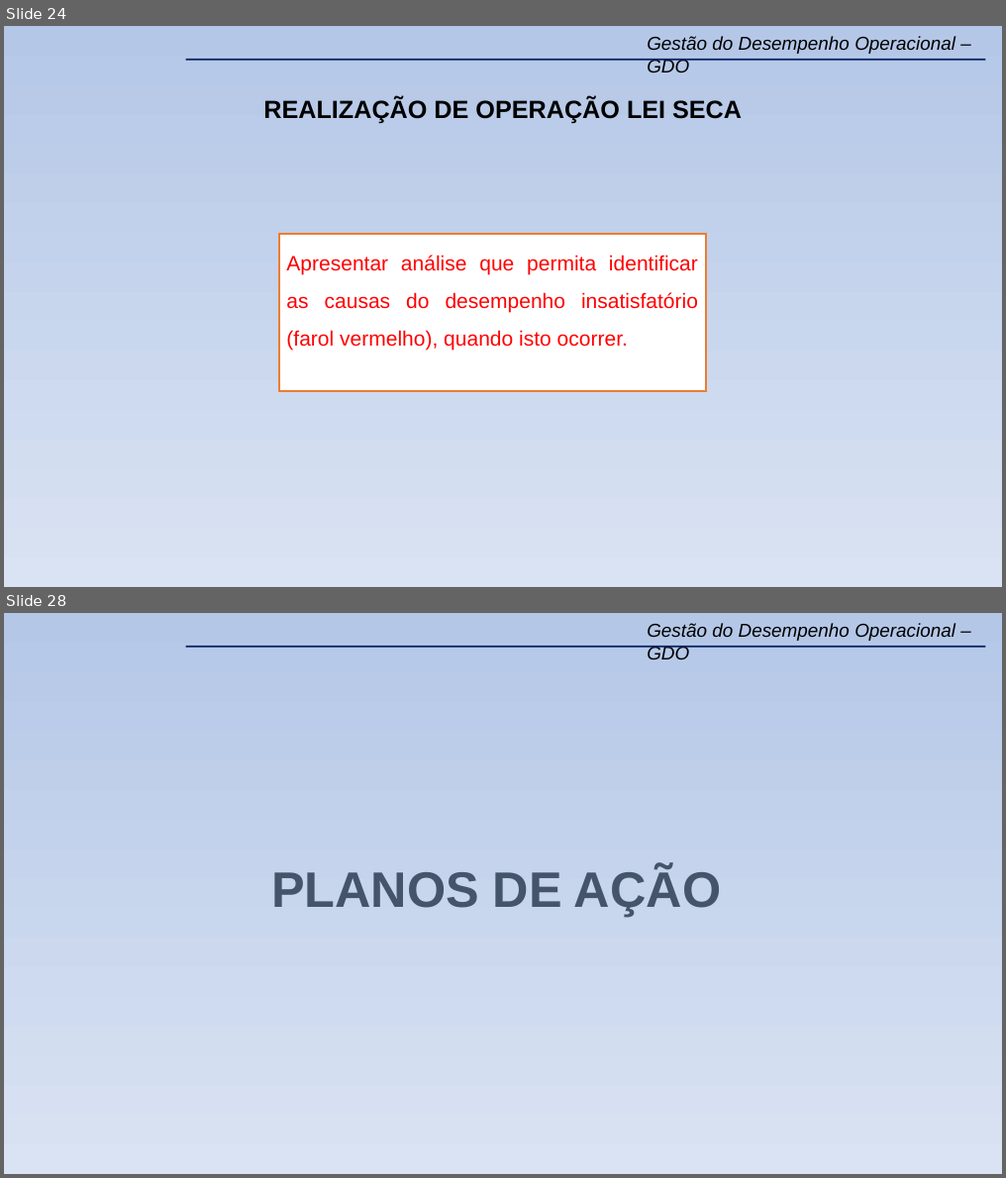
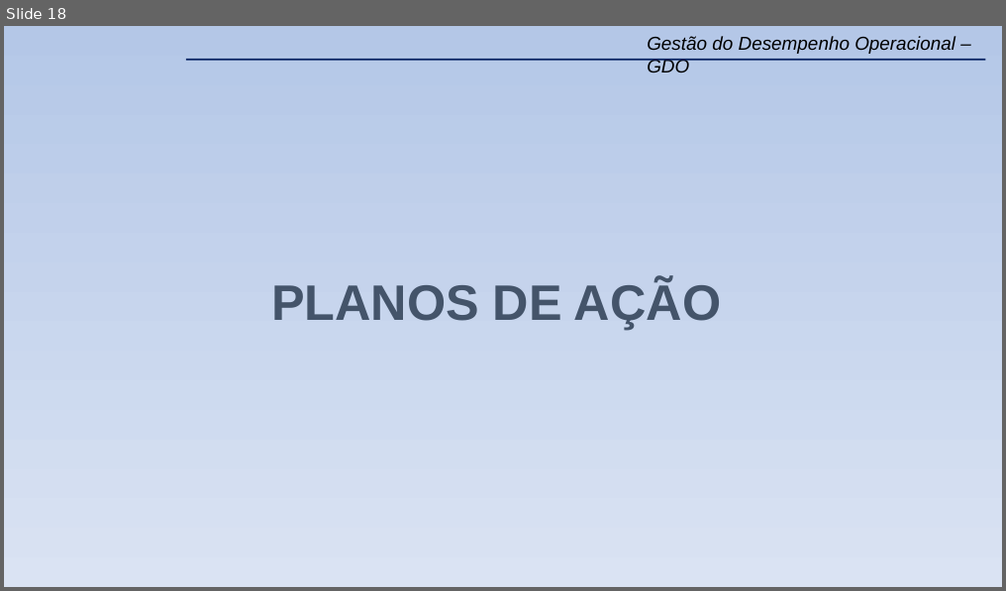
Before and after one commit to WENDEL4891/apresentacao_gdo, a slide deck: files/modelo_apresentacao/Modelo (Novo) GDO 23º BPM.pptx. Shown one above the other, each under a label of ours: slides 24 and 28 before the commit, slide 18 after it; the slides between them are not shown. The pictures are 1006x1178 and 1006x591 pixels, drawn with LibreOffice and Linux fonts; fonts in the diff are those of the drawing; background and template pictures are left out. Boxes give left, top, right and bottom in pixels: in the first picture for what was removed or moved away, otherwise in the second. Text is boxed around its words. In the diff, an @@ line names an element or a change of style, - is before the commit and + after.

```diff
--- a/files/modelo_apresentacao/Modelo (Novo) GDO 23º BPM.pptx
+++ b/files/modelo_apresentacao/Modelo (Novo) GDO 23º BPM.pptx
@@ slide 24 removed at <box>4,26,1002,587</box>, background gradient #DAE3F3 to #B4C7E7; not listed: 2 template elements that a slide beside it also shows @@
@@ text removed at <box>263,98,742,124</box> @@
-REALIZAÇÃO DE OPERAÇÃO LEI SECA
@@ rectangle removed at <box>279,234,706,391</box> @@
-Apresentar análise que permita identificar as causas do desempenho insatisfatório (farol vermelho), quando isto ocorrer.
@@ what was slide 28 is now slide 18 @@
```
Also in this commit, not shown: 2 slides changed, 9 other slides removed, 3 other files.
